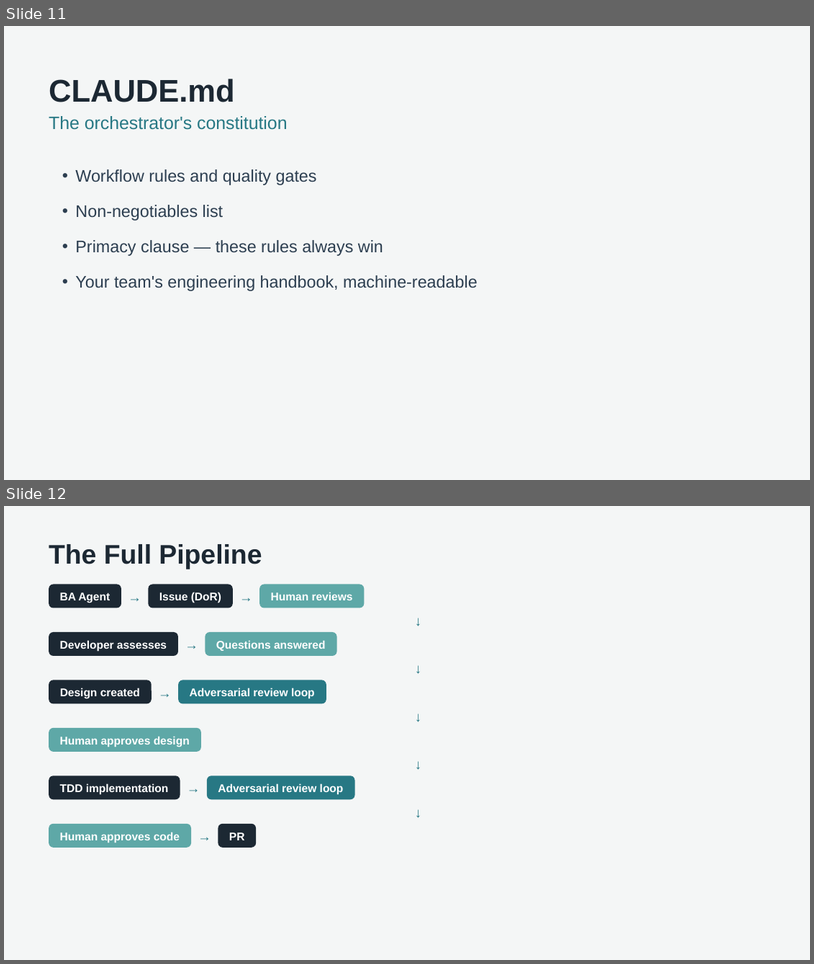
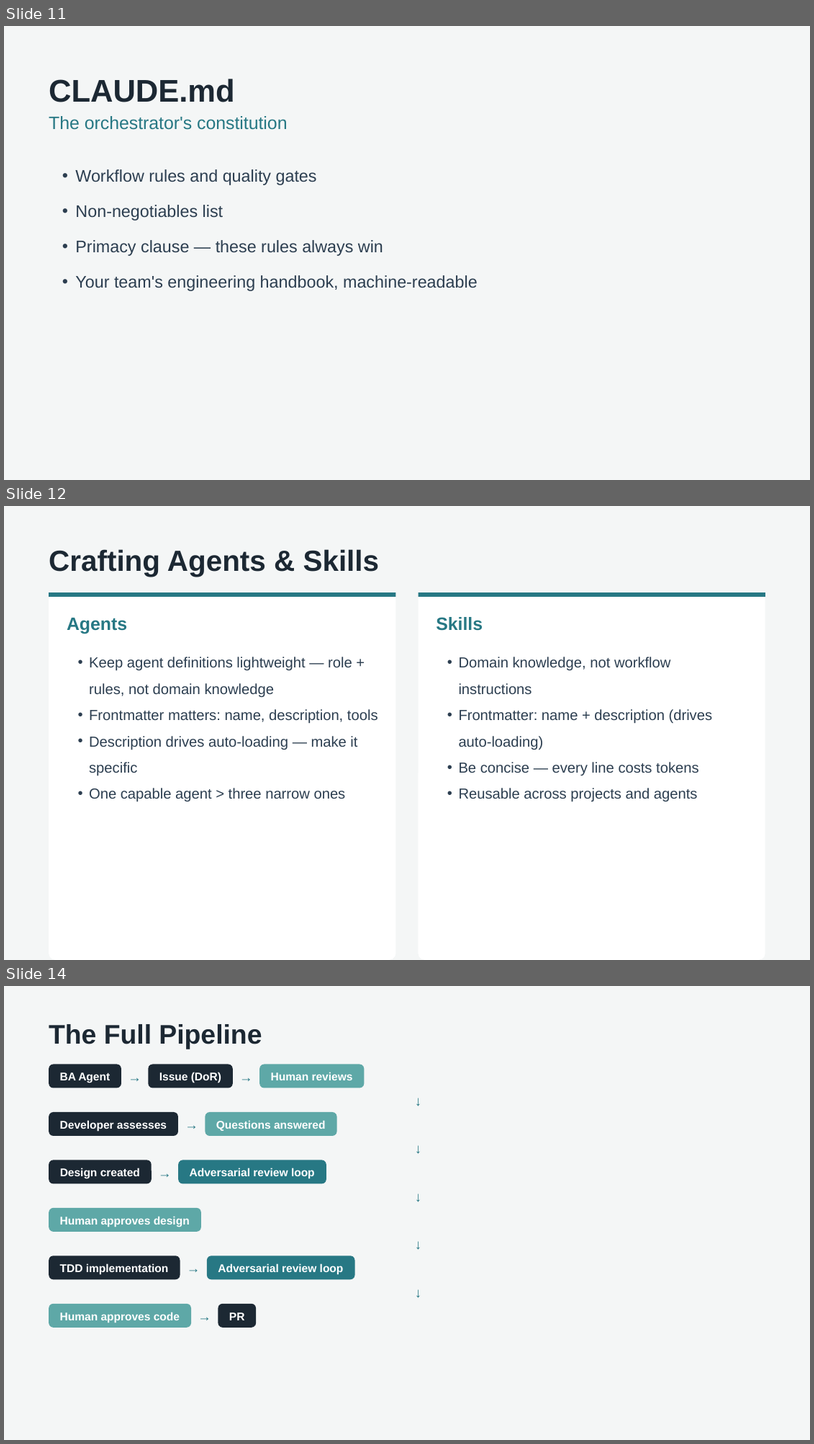
Before and after one commit to SalesforceRocks/python-demo, a slide deck: presentation.pptx. Shown one above the other, each under a label of ours: slides 11 and 12 before the commit, slides 11, 12 and 14 after it; the slides between them are not shown. The pictures are 814x964 and 814x1444 pixels, drawn with LibreOffice and Linux fonts; fonts in the diff are those of the drawing. Boxes give left, top, right and bottom in pixels: in the first picture for what was removed or moved away, otherwise in the second. Text is boxed around its words. In the diff, an @@ line names an element or a change of style, - is before the commit and + after.

```diff
--- a/presentation.pptx
+++ b/presentation.pptx
@@ slide 12 added at <box>4,506,810,960</box>, background #F4F6F6 @@
@@ text added at <box>49,549,380,577</box>, 26 pt, text #1C2833, bold @@
+Crafting Agents & Skills
@@ rounded rectangle added at <box>49,592,396,959</box>, fill #FFFFFF @@
@@ line added from (49, 595) to (396, 595), #277884 3.75 pt @@
@@ rounded rectangle added at <box>419,592,766,959</box>, fill #FFFFFF @@
@@ line added from (419, 595) to (765, 595), #277884 3.75 pt @@
@@ text added at <box>67,618,127,634</box>, 16 pt, text #277884, bold @@
+Agents
@@ text added at <box>436,617,483,631</box>, 16 pt, text #277884, bold @@
+Skills
@@ text added at <box>89,656,378,802</box>, 13 pt, text #2C3E50 @@
+• Keep agent definitions lightweight — role + rules, not domain knowledge
+• Frontmatter matters: name, description, tools
+• Description drives auto-loading — make it specific
+• One capable agent > three narrow ones
@@ text added at <box>459,656,713,802</box>, 13 pt, text #2C3E50 @@
+• Domain knowledge, not workflow instructions
+• Frontmatter: name + description (drives auto-loading)
+• Be concise — every line costs tokens
+• Reusable across projects and agents
@@ what was slide 12 is now slide 14 @@
```
Also in this commit, not shown: 3 other slides added.
